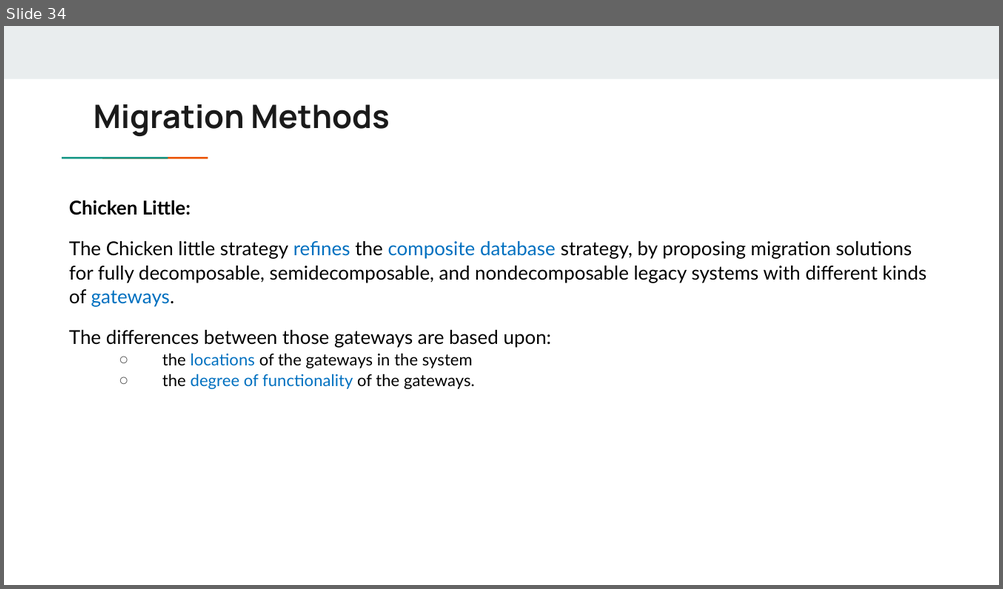
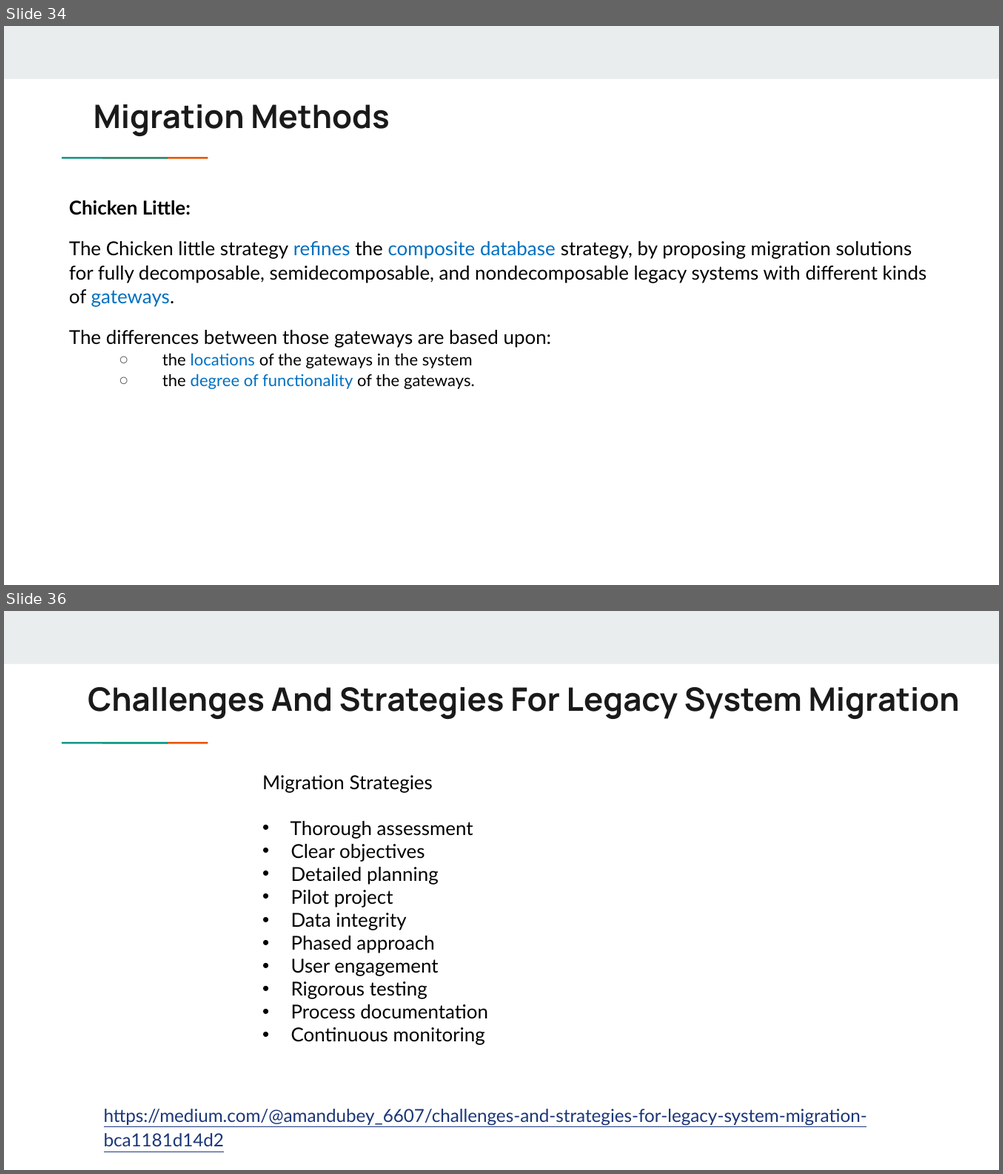
Before and after one commit to GoonerMAK/SWE_4801_Software_Maintenance, a slide deck: Chapter 13_legacy Systems.pptx. Shown one above the other, each under a label of ours: slide 34 before the commit, slides 34 and 36 after it; the slides between them are not shown. The pictures are 1003x589 and 1003x1174 pixels, drawn with LibreOffice and Linux fonts; fonts in the diff are those of the drawing. Boxes give left, top, right and bottom in pixels: in the first picture for what was removed or moved away, otherwise in the second. Text is boxed around its words. In the diff, an @@ line names an element or a change of style, - is before the commit and + after.

```diff
--- a/Chapter 13_legacy Systems.pptx
+++ b/Chapter 13_legacy Systems.pptx
@@ slide 36 added at box(4, 611, 999, 1170), background #FFFFFF; not listed: 3 template elements that a slide beside it also shows @@
@@ title added at box(88, 687, 959, 719), 23.4 pt, text #1A1A1A, bold @@
+Challenges And Strategies For Legacy System Migration
@@ text added at box(262, 775, 488, 1045), 13.8 pt, text #000000 @@
+Migration Strategies
+• Thorough assessment
+• Clear objectives
+• Detailed planning
+• Pilot project
+• Data integrity
+• Phased approach
+• User engagement
+• Rigorous testing
+• Process documentation
+• Continuous monitoring
@@ text added at box(104, 1109, 867, 1147), 13 pt, text #1C3678, underline @@
+https://medium.com/@amandubey_6607/challenges-and-strategies-for-legacy-system-migration-bca1181d14d2
```
Also in this commit, not shown: 5 slides changed, 1 other slide added, 7 other files.
